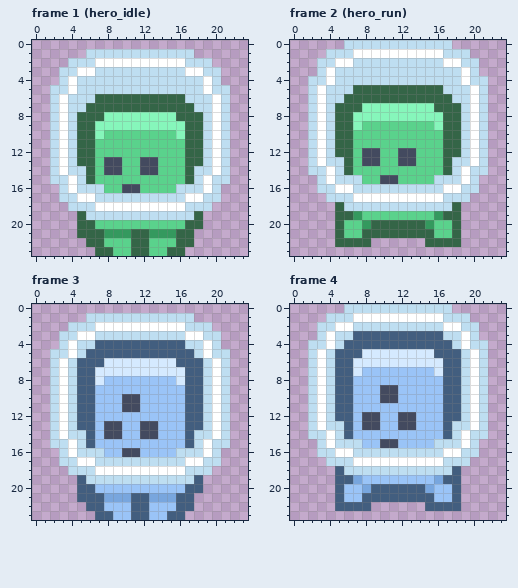
Two states of a pixel-art file, assets/sheets/entities.ase. The picture above was drawn from the file before the commit.
24x24 pixels, 27 frames. Shown: frame 1 (hero_idle), frame 2 (hero_run), frame 3, frame 4. The commit also changed other frames, which this record leaves out.
And afterwards:
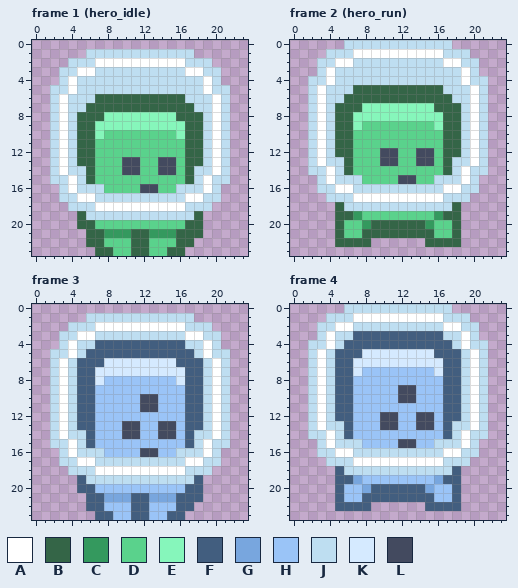
Palette (. is transparent): A #ffffff  B #346547  C #34995e  D #5ad28c  E #86f6bb  F #425e7f  G #78a6de  H #9ac4f7  J #bedef1  K #d5eaff  L #434a5f
Diff:
Frame 1 (hero_idle):
y 13..14: x 8..15 LLDDLLDD -> DDLLDDLL
y 16: x 10..13 LLDD -> DDLL
y 21: x 5 B -> .; x 18 . -> B
Frame 2 (hero_run):
y 12..13: x 8..15 LLDDLLDD -> DDLLDDLL
y 15: x 10..13 LLDD -> DDLL
Frame 3:
y 10..11: x 10..13 LLHH -> HHLL
y 13..14: x 8..15 LLHHLLHH -> HHLLHHLL
y 16: x 10..13 LLHH -> HHLL
y 21: x 5 F -> .; x 18 . -> F
Frame 4:
y 9..10: x 10..13 LLHH -> HHLL
y 12..13: x 8..15 LLHHLLHH -> HHLLHHLL
y 15: x 10..13 LLHH -> HHLL
Pixel boxes of the changes (left, top, right, bottom) in both pictures:
changed: (104, 157, 176, 193)
erased: (77, 229, 86, 238)
added: (194, 229, 203, 238)
changed: (362, 148, 434, 184)
changed: (104, 394, 176, 457)
erased: (77, 493, 86, 502)
added: (194, 493, 203, 502)
changed: (362, 385, 434, 448)
